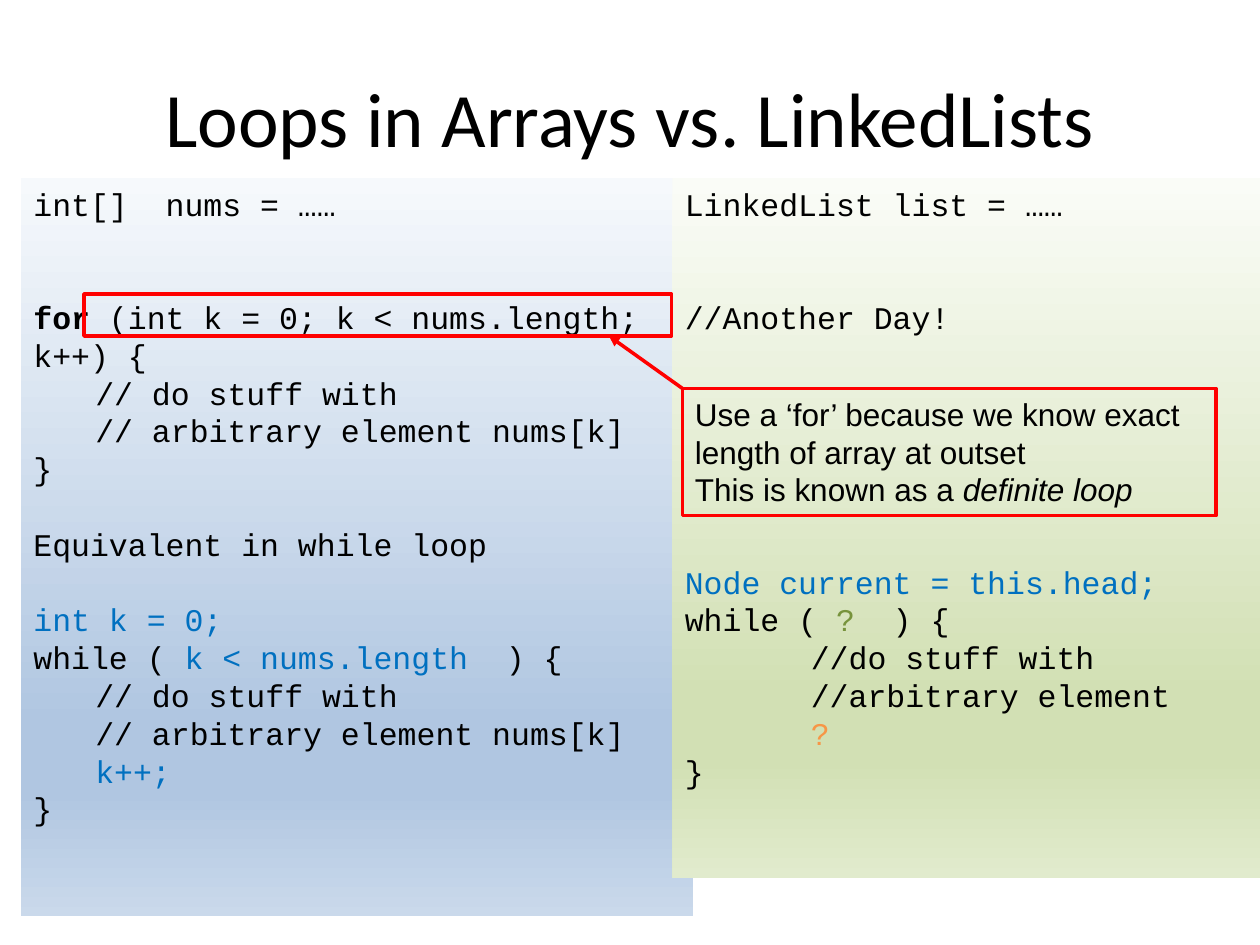
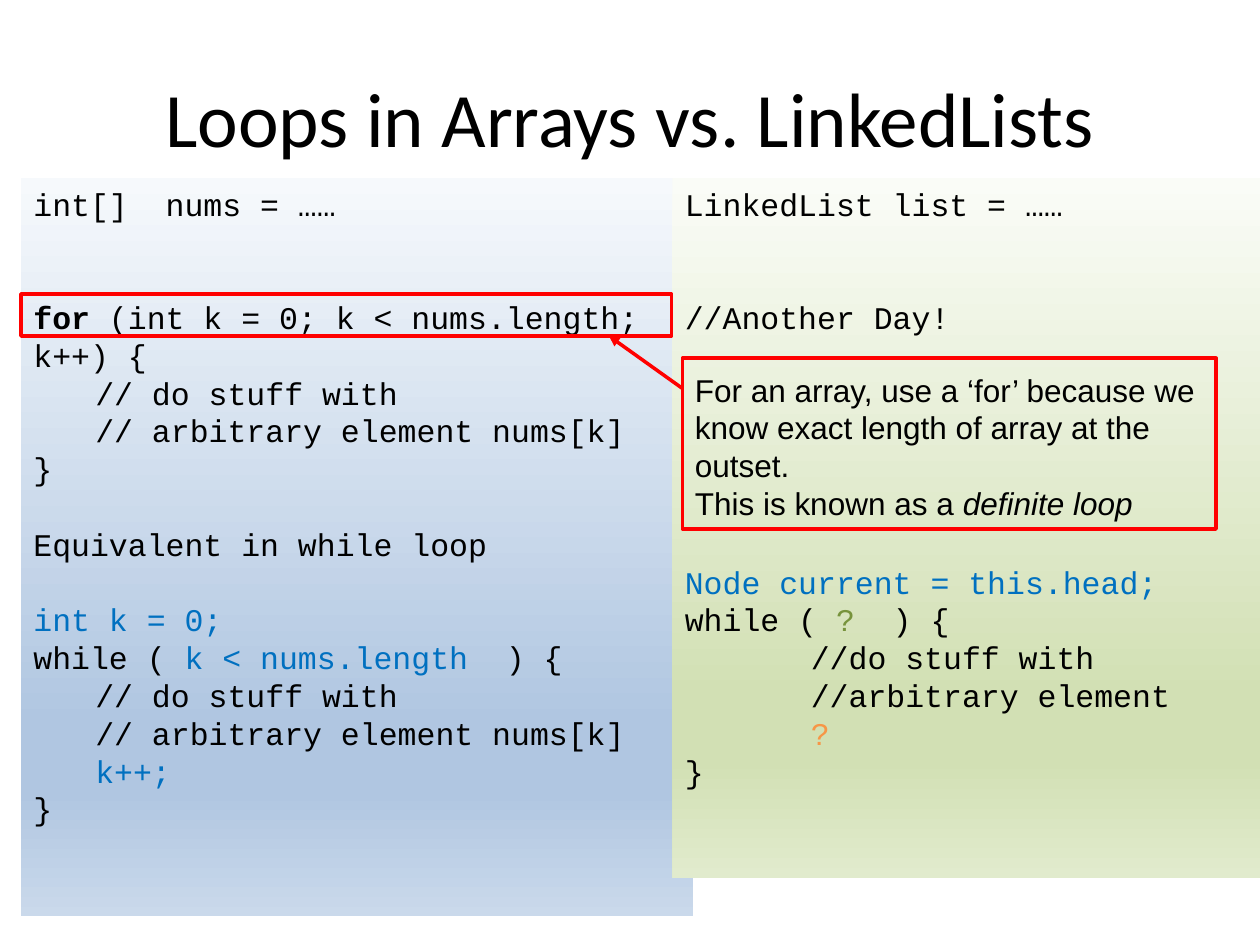
Before and after one commit to RHIT-CSSE/csse220, a slide deck: slide 6 of ClassMaterials/LinkedLists/Slides/LinkedLists.pptx (slide 9 before the commit). Drawn at 1260x945 pixels with LibreOffice and Linux fonts; fonts in the diff are those of the drawing. Boxes give left, top, right and bottom in pixels: in the first picture for what was removed or moved away, otherwise in the second. Text is boxed around its words. In the diff, an @@ line names an element or a change of style, - is before the commit and + after.

```diff
--- a/ClassMaterials/LinkedLists/Slides/LinkedLists.pptx
+++ b/ClassMaterials/LinkedLists/Slides/LinkedLists.pptx
@@ rectangle: place and size @@
-rectangle at box(84, 294, 672, 335)
+rectangle at box(21, 294, 672, 335)
@@ rectangle: place and size @@
-rectangle at box(683, 388, 1216, 515)
+rectangle at box(683, 358, 1216, 529)
@@ text "For an array, use a ...": place and size @@
-text "For an array, use a ..." at box(695, 403, 1179, 507)
+text "For an array, use a ..." at box(695, 379, 1194, 521)
@@ text at box(695, 379, 1194, 478): text changed @@
-Use a ‘for’ because we know exact length of array at outset
+For an array, use a ‘for’ because we know exact length of array at the outset.
```
Also in this commit, not shown: 8 other slides changed, 2 slides added, 22 slides removed.
